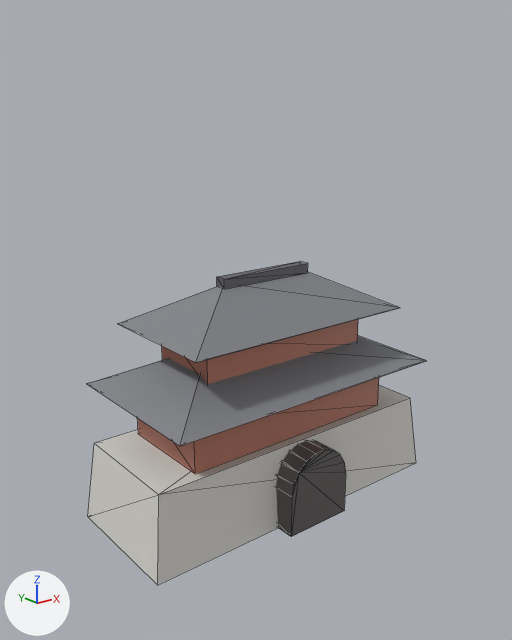
One commit to the glTF model public/studio/v2.15.0/d_namdaemun/model.glb: the scene before it, then after it.
The view is the same before and after, from a 50 mm camera at (-7.53, -9.19, 7.03) aimed at (-0.1, 0.1, 3.32). Every picture has the same lights, and +X, +Y and +Z are marked at lower left. The picture after the commit comes second. Mesh edges are drawn as thin lines. Where no turn or scale is listed for an object, it has been applied to the vertices.

Script lines for the objects in view, before the commit:
```python
me_geometry_0 = bpy.data.meshes.new('geometry_0')
me_geometry_0.from_pydata(...)  # 8 vertices, 12 faces; spans x -3.02..3.02, y -1.18..1.18, z 0.0..1.43
me_geometry_0.materials.append(mat_defaultmaterial)
me_geometry_1 = bpy.data.meshes.new('geometry_1')
me_geometry_1.from_pydata(...)  # 24 vertices, 44 faces; spans x -0.63..0.63, y -1.51..1.51, z 0.0..1.38
me_geometry_1.materials.append(mat_defaultmaterial_001)
me_geometry_2 = bpy.data.meshes.new('geometry_2')
me_geometry_2.from_pydata(...)  # a box spanning x -2.1..2.1, y -0.88..0.88, z 1.43..2.35
me_geometry_2.materials.append(mat_defaultmaterial_002)
me_geometry_3 = bpy.data.meshes.new('geometry_3')
me_geometry_3.from_pydata(...)  # 10 vertices, 16 faces; spans x -2.73..2.73, y -1.47..1.47, z 2.18..3.11
me_geometry_3.materials.append(mat_defaultmaterial_003)
me_geometry_4 = bpy.data.meshes.new('geometry_4')
me_geometry_4.from_pydata(...)  # a box spanning x -1.68..1.68, y -0.67..0.67, z 2.69..3.44
me_geometry_4.materials.append(mat_defaultmaterial_004)
me_geometry_5 = bpy.data.meshes.new('geometry_5')
me_geometry_5.from_pydata(...)  # 10 vertices, 16 faces; spans x -2.23..2.23, y -1.18..1.18, z 3.28..4.12
me_geometry_5.materials.append(mat_defaultmaterial_005)
ob_part0 = bpy.data.objects.new('part0', me_geometry_0)
ob_part0.location = (0.0, 0.0, 0.0)
ob_part1 = bpy.data.objects.new('part1', me_geometry_1)
ob_part1.location = (0.0, 0.0, 0.0)
ob_part2 = bpy.data.objects.new('part2', me_geometry_2)
ob_part2.location = (0.0, 0.0, 0.0)
ob_part3 = bpy.data.objects.new('part3', me_geometry_3)
ob_part3.location = (0.0, 0.0, 0.0)
ob_part4 = bpy.data.objects.new('part4', me_geometry_4)
ob_part4.location = (0.0, 0.0, 0.0)
ob_part5 = bpy.data.objects.new('part5', me_geometry_5)
ob_part5.location = (0.0, 0.0, 0.0)
# also in view: 'part6' at (0.0, 0.0, 4.14)
```
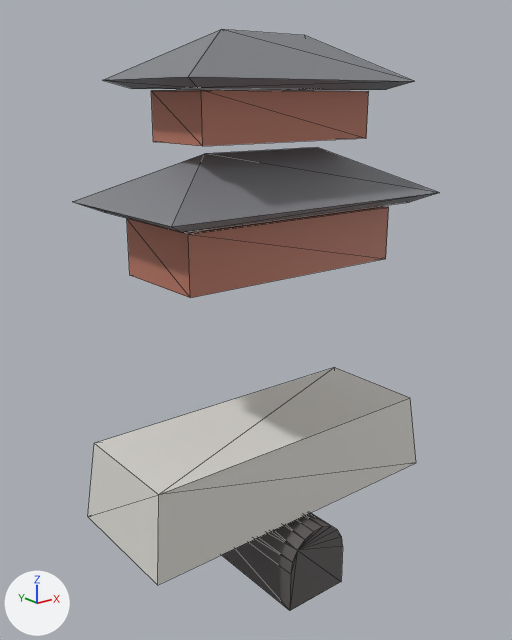
What differs and where, as boxes (x1, y1, x2, y2) in the pictures (512 x 640 px):
'part3', moved: before (87, 336, 426, 446); after (73, 147, 439, 233)
'part5', moved: before (118, 272, 399, 362); after (104, 29, 414, 90)
'part2', moved: before (138, 377, 379, 474); after (127, 206, 389, 298)
'part4', moved: before (162, 319, 358, 384); after (151, 90, 369, 146)
'part1', moved: before (276, 440, 346, 537); after (222, 513, 343, 611)

What changed in the scene script:
```text
Change me_geometry_1:
    used by ob_part1; location = (0.0, 0.0, 0.0)
    remove me_geometry_1.from_pydata(...)  # 24 vertices, 44 faces; spans x -0.63..0.63, y -1.51..1.51, z 0.0..1.38
    add me_geometry_1.from_pydata(...)  # 24 vertices, 44 faces; spans x -0.63..0.63, y -1.51..1.51, z -1.49..-0.11
    me_geometry_1 part 1: the whole mesh is moved by (0.0, 0.0, -1.49)
Change me_geometry_2:
    used by ob_part2; location = (0.0, 0.0, 0.0)
    remove me_geometry_2.from_pydata(...)  # 8 vertices, 12 faces; spans x -2.1..2.1, y -0.88..0.88, z 1.43..2.35
    add me_geometry_2.from_pydata(...)  # 8 vertices, 12 faces; spans x -2.1..2.1, y -0.88..0.88, z 4.28..5.2
    me_geometry_2 part 2: the whole mesh is moved by (0.0, 0.0, 2.85)
Change me_geometry_3:
    used by ob_part3; location = (0.0, 0.0, 0.0)
    remove me_geometry_3.from_pydata(...)  # 10 vertices, 16 faces; spans x -2.73..2.73, y -1.47..1.47, z 2.18..3.11
    add me_geometry_3.from_pydata(...)  # 10 vertices, 16 faces; spans x -2.73..2.73, y -1.47..1.47, z 5.29..6.22
    me_geometry_3 part 3: the whole mesh is moved by (0.0, 0.0, 3.11)
Change me_geometry_4:
    used by ob_part4; location = (0.0, 0.0, 0.0)
    remove me_geometry_4.from_pydata(...)  # 8 vertices, 12 faces; spans x -1.68..1.68, y -0.67..0.67, z 2.69..3.44
    add me_geometry_4.from_pydata(...)  # 8 vertices, 12 faces; spans x -1.68..1.68, y -0.67..0.67, z 6.38..7.14
    me_geometry_4 part 4: the whole mesh is moved by (0.0, 0.0, 3.69)
Change me_geometry_5:
    used by ob_part5; location = (0.0, 0.0, 0.0)
    remove me_geometry_5.from_pydata(...)  # 10 vertices, 16 faces; spans x -2.23..2.23, y -1.18..1.18, z 3.28..4.12
    add me_geometry_5.from_pydata(...)  # 10 vertices, 16 faces; spans x -2.23..2.23, y -1.18..1.18, z 7.16..8.0
    me_geometry_5 part 5: the whole mesh is moved by (0.0, 0.0, 3.89)
```
